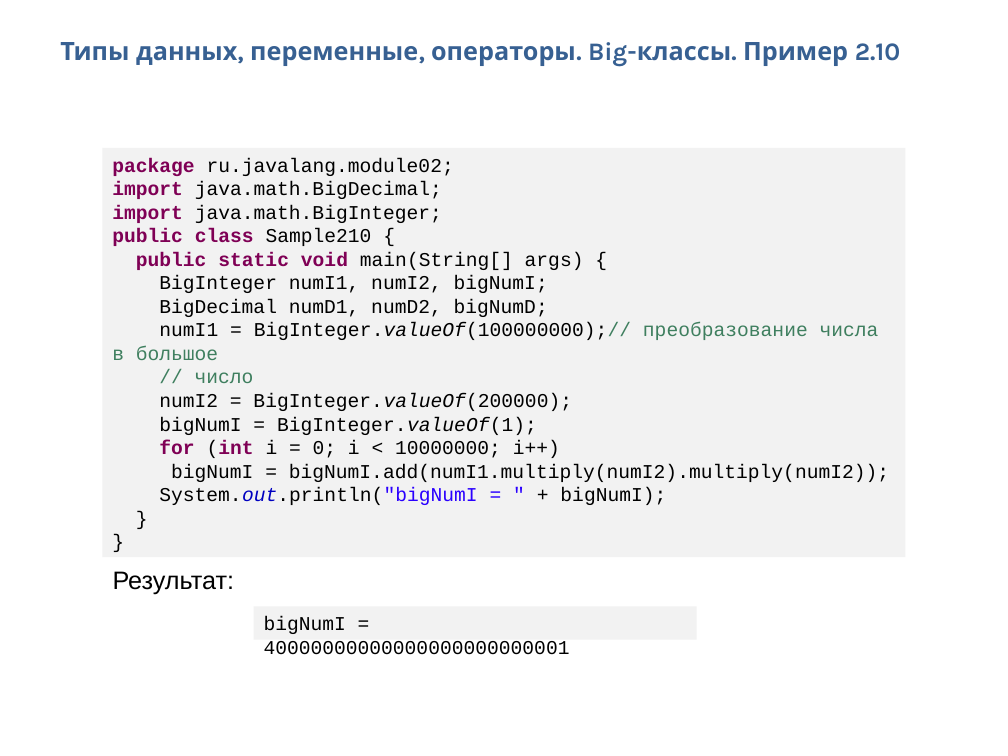
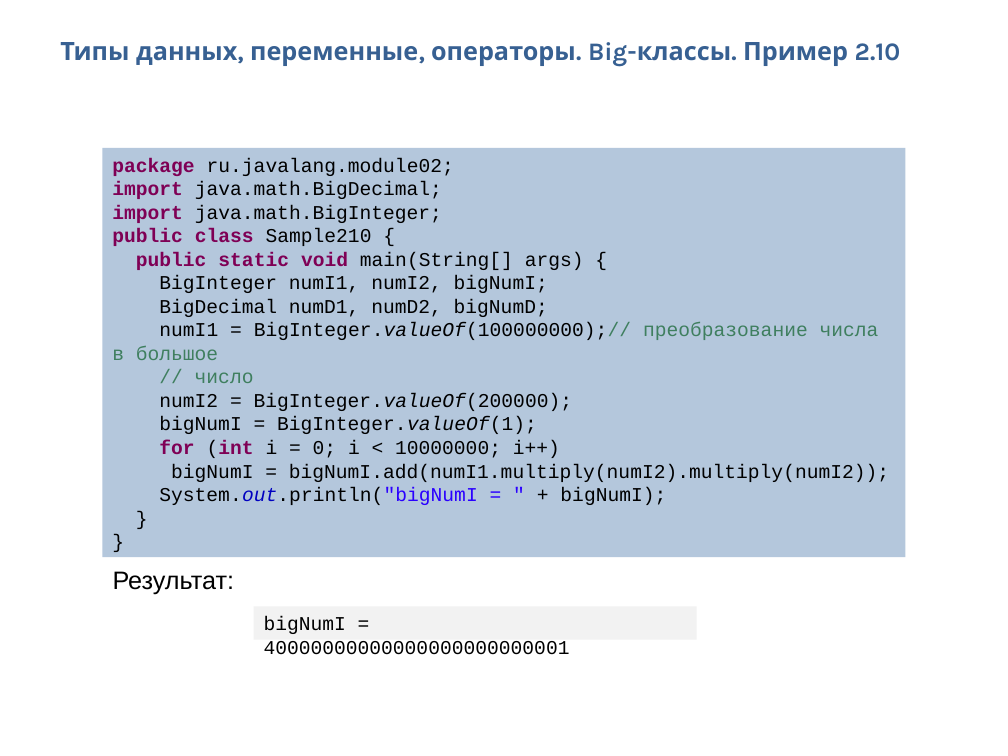
Before and after one commit to Vyacheslav2023/javase0111, a slide deck: slide 29 of presentation/JavaSE12ТипыОператоры.pptx. Drawn at 1008x756 pixels with LibreOffice and Linux fonts; fonts in the diff are those of the drawing. Boxes give left, top, right and bottom in pixels: in the first picture for what was removed or moved away, otherwise in the second. Text is boxed around its words. In the diff, an @@ line names an element or a change of style, - is before the commit and + after.

Commit message:
Module02 done!

```diff
--- a/presentation/JavaSE12ТипыОператоры.pptx
+++ b/presentation/JavaSE12ТипыОператоры.pptx
@@ rectangle "package ru.javalang.module02;" at (x1=103, y1=148, x2=906, y2=557): fill #F2F2F2 to #B4C7DC @@
```
Also in this commit, not shown: 14 other slides changed, 4 slides added, 6 other files.
